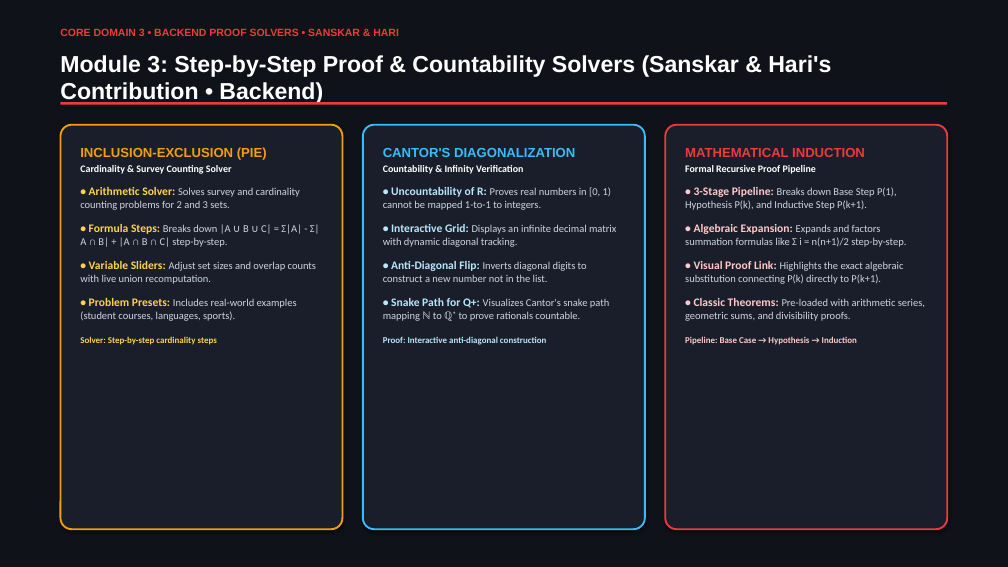
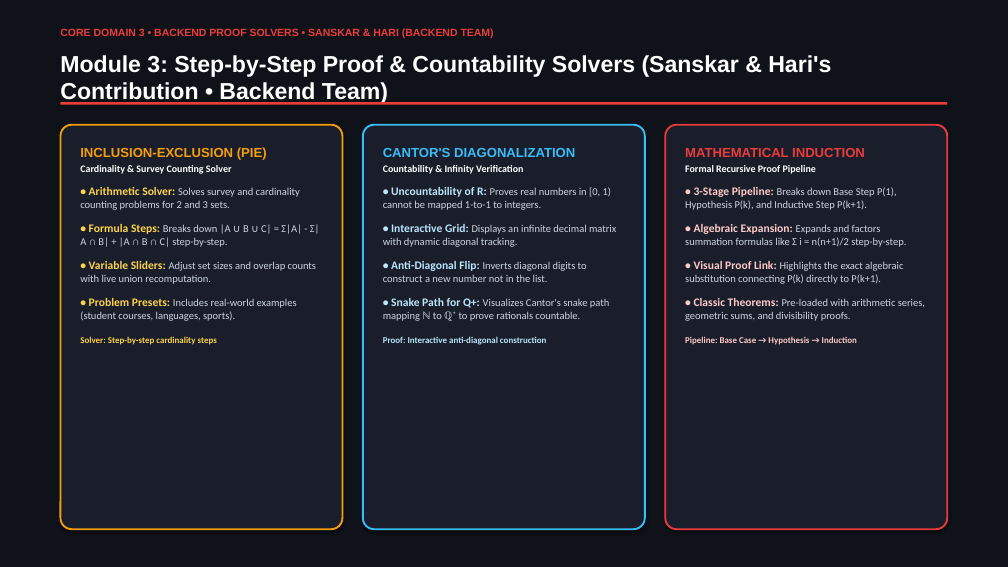
Before and after one commit to akash20065ray-sys/Logic_verse, a slide deck: slide 7 of LogicVerse_Presentation_With_Names.pptx. Drawn at 1008x567 pixels with LibreOffice and Linux fonts; fonts in the diff are those of the drawing. Boxes give left, top, right and bottom in pixels: in the first picture for what was removed or moved away, otherwise in the second. Text is boxed around its words. In the diff, an @@ line names an element or a change of style, - is before the commit and + after.

Commit message:
Align team member roles, modules, and full-stack ownership across slides and paper

```diff
--- a/LogicVerse_Presentation_With_Names.pptx
+++ b/LogicVerse_Presentation_With_Names.pptx
@@ text at [60, 28, 494, 38]: text changed @@
-CORE DOMAIN 3 • BACKEND PROOF SOLVERS • SANSKAR & HARI
+CORE DOMAIN 3 • BACKEND PROOF SOLVERS • SANSKAR & HARI (BACKEND TEAM)
@@ text at [60, 55, 831, 105]: text changed @@
-Module 3: Step-by-Step Proof & Countability Solvers (Sanskar & Hari's Contribution • Backend)
+Module 3: Step-by-Step Proof & Countability Solvers (Sanskar & Hari's Contribution • Backend Team)
```
Also in this commit, not shown: 8 other slides changed, 4 other files.
